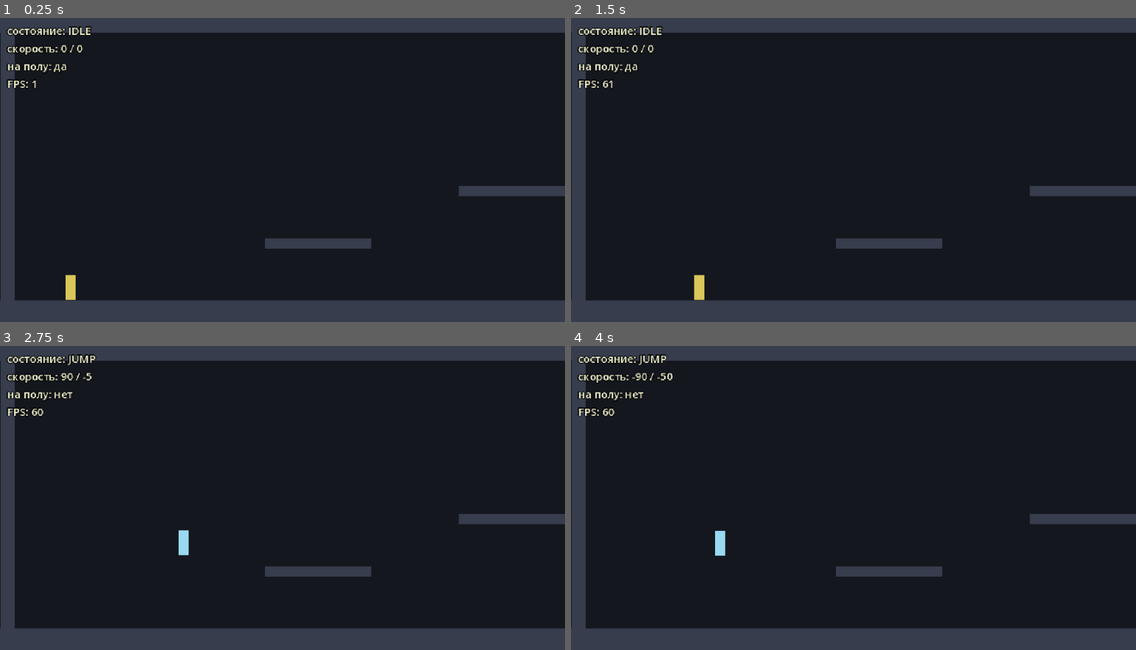
Above: before the commit, frames 1-4 (two rows, left to right).
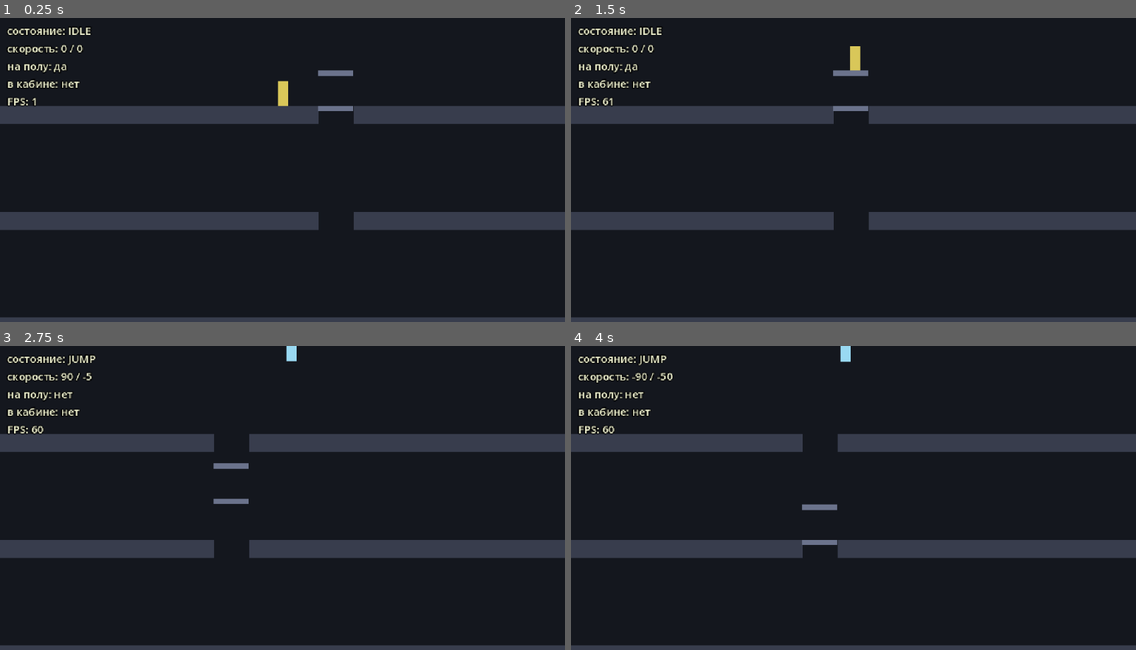
Above: after the commit, the same moments.

Repository: BalashovDmitriy/elaction
Game: Godot game, scene res://src/main.tscn
Two runs of this game, one before a commit and one after it. Both use one fixed random seed, a clock stepped at 60 frames per second and the inputs below.
Inputs (mouse positions are in pixels of both pictures, inside the frame that each line leads up to):
- Up to frame 1 (0.25 s): no input
- Up to frame 2 (1.5 s): tap Enter at 0.5 s; move the mouse to (977, 160) at 0.52 s; hold Right (move_right) 0.53-1.25 s; tap Space (jump) at 0.6, 0.77, 1.07 s; click (977, 160) at 0.67 s; drag from (740, 191) to (825, 239) at 1.27 s
- Up to frame 3 (2.75 s): move the mouse to (339, 434) at 2.02 s; hold Right (move_right) from 2.03 s (still down); tap Alt at 2.1 s; click (339, 434) at 2.17 s; tap Space (jump) at 2.3 s
- Up to frame 4 (4 s): release Right (move_right) at 2.75 s; drag from (825, 567) to (684, 458) at 2.77 s; move the mouse to (1023, 552) at 3.52 s; hold Left (move_left) from 3.53 s (still down); tap Space (jump) at 3.6, 3.77 s; click (1023, 552) at 3.67 s

The runs differ from the first frame. In frame 1, 25% of the frame differs, in the area x 0-100%, y 0-99%; in frame 2, 25%; in frame 3, 25%; in frame 4, 25%.

Commit message:
feat(elevator): кабина, шахта и спуск по этажам
Кабина на AnimatableBody2D с sync_to_physics: занятая слушается Otto,
пустая ездит сама, стоящего на крыше переносит физика — управлять оттуда
нельзя, как в оригинале.

Grey-box стал трёхэтажным: перекрытия с проёмом шахты, нижний этаж сплошной
как её дно. Otto начинает у кабины на верхнем этаже.

Ввод внутри кабины контекстный: «вверх/вниз» ведут её, присед выключен.
Кабина теперь и начинает жизнь стоящей на этаже, а не трогается с первого
кадра — иначе войти в неё на старте не успеть.

Сценарии съёмки разведены по вехам, --capture=M2 снимает спуск сверху вниз.

Co-Authored-By: Claude Opus 5 <noreply@anthropic.com>
Claude-Session: https://claude.ai/code/session_01TrsEuB7nUPBDKu2PdRbYf4

Diff:
--- a/src/actors/otto/otto.gd
+++ b/src/actors/otto/otto.gd
@@ -19,6 +19,9 @@
 ## Один снимок ввода на всё время жизни: перечитывается, а не создаётся заново.
 var _snapshot := OttoInput.new()
 var _posed_state := OttoStateMachine.State.IDLE
+## Кабина, внутри которой сейчас Otto. На крыше кабины она не заполняется:
+## оттуда лифтом не управляют (ADR-0004, пункт 3).
+var _car: ElevatorCar = null
 
 @onready var _standing_shape: CollisionShape2D = $StandingShape
 @onready var _crouching_shape: CollisionShape2D = $CrouchingShape
@@ -28,6 +31,11 @@
 
 func _physics_process(delta: float) -> void:
 	_snapshot.read_actions()
+	if _car != null:
+		# В кабине «вверх/вниз» ведут её, а присесть внутри нельзя.
+		_car.drive(_snapshot.vertical)
+		_snapshot.crouch = false
+
 	var state := _states.update(_snapshot, is_on_floor(), velocity.y)
 
 	# Импульс прыжка выдаётся в тот же кадр, пока тело ещё стоит на полу,
@@ -41,6 +49,22 @@
 
 	move_and_slide()
 	_apply_pose(state)
+
+
+## Otto вошёл в кабину и теперь ею управляет.
+func board(car: ElevatorCar) -> void:
+	_car = car
+
+
+## Otto вышел из кабины.
+func leave(car: ElevatorCar) -> void:
+	if _car == car:
+		_car = null
+
+
+## Едет ли Otto внутри кабины. Езда на крыше сюда не входит.
+func is_riding() -> bool:
+	return _car != null
 
 
 ## Текущее состояние. Нужно отладочному оверлею и будущим системам.
--- a/src/actors/otto/otto_input.gd
+++ b/src/actors/otto/otto_input.gd
@@ -8,6 +8,12 @@
 
 ## Направление по горизонтали: -1 влево, +1 вправо, 0 стоим.
 var move: float = 0.0
+
+## Направление по вертикали: -1 вверх, +1 вниз, 0 покой.
+##
+## На этаже «вниз» — это присед, в шахте — команда кабине. Разводит эти два
+## смысла тот, кто знает контекст: сам снимок про лифты не знает.
+var vertical: float = 0.0
 
 ## Удерживается ли приседание.
 var crouch: bool = false
@@ -22,5 +28,6 @@
 ## выделять по объекту на каждый физический кадр.
 func read_actions() -> void:
 	move = Input.get_axis("move_left", "move_right")
+	vertical = Input.get_axis("move_up", "move_down")
 	crouch = Input.is_action_pressed("move_down")
 	jump_pressed = Input.is_action_just_pressed("jump")
--- a/src/autoload/screenshotter.gd
+++ b/src/autoload/screenshotter.gd
@@ -3,8 +3,8 @@
 ## Снимки экрана для последующего анализа и оптимизации.
 ##
 ## Ручной режим: F12 сохраняет текущий кадр в `screens/manual/`.
-## Автоматический: запуск игры с аргументом `-- --capture=M1` прогоняет короткий
-## сценарий, сохраняет по кадру на каждый шаг и закрывает игру. Так снимки
+## Автоматический: запуск игры с аргументом `-- --capture=M2` прогоняет короткий
+## сценарий вехи, сохраняет по кадру на каждый шаг и закрывает игру. Так снимки
 ## снимаются после каждой играбельной вехи — см. tools/capture.py.
 ##
 ## Снимки пишутся в JPEG рядом с проектом: `screens/<веха>/<время>_<шаг>.jpg`.
@@ -14,17 +14,34 @@
 const CAPTURE_ARG_PREFIX := "--capture="
 const MANUAL_FOLDER := "manual"
 
-## Шаги автоматического прогона: какие действия удерживать и сколько секунд.
+## Шаги автоматического прогона по вехам: что удерживать и сколько секунд.
 ##
-## Выдержки завязаны на время полёта Otto (2 · jump_speed / gravity ≈ 0.85 с):
-## «jump» снимается около вершины, а «crouch» — уже после приземления. Меняете
-## прыжок — пересчитайте и их, иначе кадр поймает не то состояние.
-const AUTO_PLAN: Array[Dictionary] = [
-	{"label": "idle", "actions": [], "hold": 0.7},
-	{"label": "walk", "actions": ["move_right"], "hold": 0.9},
-	{"label": "jump", "actions": ["move_right", "jump"], "hold": 0.42},
-	{"label": "crouch", "actions": ["move_down"], "hold": 0.9},
-]
+## План выбирается аргументом --capture=<веха>; для незнакомой берётся план M1.
+##
+## Выдержки M1 завязаны на время полёта Otto (2 · jump_speed / gravity ≈ 0.85 с):
+## «jump» снимается около вершины, а «crouch» — уже после приземления.
+##
+## Выдержки M2 намеренно не требуют точности: «ride» держит спуск дольше, чем
+## нужно на три этажа, и кабина упирается в низ шахты. Так кадр не зависит от
+## того, за сколько именно она едет.
+const AUTO_PLANS: Dictionary = {
+	"M1":
+	[
+		{"label": "idle", "actions": [], "hold": 0.7},
+		{"label": "walk", "actions": ["move_right"], "hold": 0.9},
+		{"label": "jump", "actions": ["move_right", "jump"], "hold": 0.42},
+		{"label": "crouch", "actions": ["move_down"], "hold": 0.9},
+	],
+	"M2":
+	[
+		{"label": "floor_top", "actions": [], "hold": 0.4},
+		{"label": "in_car", "actions": ["move_right"], "hold": 0.55},
+		{"label": "ride_down", "actions": ["move_down"], "hold": 4.5},
+		{"label": "floor_bottom", "actions": [], "hold": 0.4},
+		{"label": "left_car", "actions": ["move_right"], "hold": 0.7},
+	],
+}
+const DEFAULT_PLAN := "M1"
 
 var _milestone: String = MANUAL_FOLDER
 
@@ -83,7 +100,8 @@
 	# Даём сцене собраться и уровню построить геометрию.
 	await tree.process_frame
 
-	for step in AUTO_PLAN:
+	var plan: Array = AUTO_PLANS.get(_milestone, AUTO_PLANS[DEFAULT_PLAN])
+	for step: Dictionary in plan:
 		var actions: Array = step.get("actions", [])
 		for action: String in actions:
 			Input.action_press(action)
--- a/src/levels/greybox_level.gd
+++ b/src/levels/greybox_level.gd
@@ -1,32 +1,64 @@
 class_name GreyboxLevel
 extends Node2D
 
-## Временный «серый ящик» для M1.
+## Временный «серый ящик»: три этажа, шахта лифта, кабина.
 ##
 ## Геометрия описывается прямоугольниками и собирается в рантайме. Настоящие
 ## уровни на данных появятся в M5; до тех пор этого хватает, чтобы проверить
-## ходьбу, приседание, прыжок и работу камеры.
+## движение, лифт и падение в шахту.
 
 const SOLID_COLOR := Color(0.22, 0.24, 0.30)
+const CAR_SCENE := preload("res://src/systems/elevators/elevator_car.tscn")
 
-@export var solids: Array[Rect2] = [
-	Rect2(0, 0, 1280, 16),
-	Rect2(0, 320, 1280, 40),
-	Rect2(0, 0, 16, 360),
-	Rect2(1264, 0, 16, 360),
-	Rect2(300, 250, 120, 12),
-	Rect2(520, 190, 120, 12),
-	Rect2(800, 250, 160, 12),
-]
-@export var camera_bounds := Rect2(0, 0, 1280, 360)
+## Поверхности этажей сверху вниз. По ним же кабина выбирает остановки.
+const FLOOR_SURFACES: Array[float] = [100.0, 220.0, 340.0]
+const SLAB_HEIGHT: float = 20.0
+const LEVEL_WIDTH: float = 1280.0
+const LEVEL_HEIGHT: float = 360.0
+const WALL_WIDTH: float = 16.0
+
+## Проём шахты. Ширина совпадает с кабиной: кто встал на краю крыши и поехал
+## вверх, тот окажется зажат между крышей и перекрытием (ADR-0004, пункт 7).
+const SHAFT_LEFT: float = 560.0
+const SHAFT_WIDTH: float = 40.0
+
+@export var camera_bounds := Rect2(0, 0, LEVEL_WIDTH, LEVEL_HEIGHT)
 
 @onready var otto: Otto = $Otto
 
 
 func _ready() -> void:
-	for rect in solids:
+	for rect in _building_solids():
 		_build_solid(rect)
+	_spawn_car()
 	otto.apply_camera_bounds(camera_bounds)
+
+
+## Геометрия здания: перекрытия с проёмом шахты и стены по краям уровня.
+func _building_solids() -> Array[Rect2]:
+	var rects: Array[Rect2] = [
+		Rect2(0.0, 0.0, WALL_WIDTH, LEVEL_HEIGHT),
+		Rect2(LEVEL_WIDTH - WALL_WIDTH, 0.0, WALL_WIDTH, LEVEL_HEIGHT),
+	]
+	var bottom := FLOOR_SURFACES.size() - 1
+	var shaft_right := SHAFT_LEFT + SHAFT_WIDTH
+	for index: int in FLOOR_SURFACES.size():
+		var surface := FLOOR_SURFACES[index]
+		if index == bottom:
+			# Нижний этаж сплошной: это дно шахты, падать дальше некуда.
+			rects.append(Rect2(0.0, surface, LEVEL_WIDTH, SLAB_HEIGHT))
+			continue
+		rects.append(Rect2(0.0, surface, SHAFT_LEFT, SLAB_HEIGHT))
+		rects.append(Rect2(shaft_right, surface, LEVEL_WIDTH - shaft_right, SLAB_HEIGHT))
+	return rects
+
+
+func _spawn_car() -> void:
+	var car := CAR_SCENE.instantiate() as ElevatorCar
+	car.position.x = SHAFT_LEFT + SHAFT_WIDTH * 0.5
+	add_child(car)
+	# Кабина ждёт на верхнем этаже: оттуда Otto и начинает спуск.
+	car.setup(PackedFloat32Array(FLOOR_SURFACES))
 
 
 func _build_solid(rect: Rect2) -> void:
--- a/src/levels/greybox_level.tscn
+++ b/src/levels/greybox_level.tscn
@@ -14,4 +14,4 @@
 color = Color(0.08, 0.09, 0.12, 1)
 
 [node name="Otto" parent="." instance=ExtResource("2_otto")]
-position = Vector2(80, 320)
+position = Vector2(520, 100)
--- a/src/main.gd
+++ b/src/main.gd
@@ -2,7 +2,7 @@
 
 ## Точка входа проекта.
 ##
-## На этапе M1 грузит greybox-уровень и показывает отладочный оверлей
+## На этапе M2 грузит greybox-уровень и показывает отладочный оверлей
 ## с состоянием Otto. Настоящий игровой цикл и меню появятся в M5 и M8.
 
 @onready var _level: GreyboxLevel = $GreyboxLevel
@@ -22,12 +22,13 @@
 	var otto := _level.otto
 	var motion := otto.motion()
 	return (
-		"состояние: %s\nскорость: %.0f / %.0f\nна полу: %s\nFPS: %d"
+		"состояние: %s\nскорость: %.0f / %.0f\nна полу: %s\nв кабине: %s\nFPS: %d"
 		% [
 			OttoStateMachine.state_name(otto.current_state()),
 			motion.x,
 			motion.y,
 			"да" if otto.is_grounded() else "нет",
+			"да" if otto.is_riding() else "нет",
 			Engine.get_frames_per_second(),
 		]
 	)
--- /dev/null
+++ b/src/systems/elevators/elevator_car.gd
@@ -0,0 +1,90 @@
+class_name ElevatorCar
+extends AnimatableBody2D
+
+## Кабина лифта.
+##
+## Решение о движении принимает [ElevatorMotion]; узел только переносит его в
+## координату и раздаёт события. Кабина слушается Otto, пока он внутри, и ездит
+## сама, когда пуста (ADR-0004, пункты 1 и 4).
+##
+## Стоящего на крыше переносит физика: [member AnimatableBody2D.sync_to_physics].
+## Управлять кабиной с крыши нельзя — в оригинале так же.
+
+## Кабина совпала с этажом и из неё можно выйти.
+signal floor_reached(index: int)
+
+@export var speed: float = 60.0
+@export var floor_pause: float = 1.5
+## Встаёт ли кабина между этажами. Сверкой не подтверждено — см. ADR-0004.
+@export var stops_between_floors: bool = true
+
+var _motion := ElevatorMotion.new()
+var _occupant: PhysicsBody2D = null
+var _command: float = 0.0
+var _aligned_floor: int = -1
+
+@onready var _interior: Area2D = $Interior
+
+
+func _ready() -> void:
+	_interior.body_entered.connect(_on_body_entered)
+	_interior.body_exited.connect(_on_body_exited)
+
+
+func _physics_process(delta: float) -> void:
+	var occupied := _occupant != null
+	position.y = _motion.update(delta, _command if occupied else 0.0, occupied)
+
+	var reached := _motion.aligned_floor()
+	if reached != _aligned_floor:
+		_aligned_floor = reached
+		if reached >= 0:
+			floor_reached.emit(reached)
+
+
+## Задаёт шахту: координаты этажей-остановок и этаж, с которого кабина начинает.
+func setup(stops: PackedFloat32Array, start_floor: int = 0) -> void:
+	_motion.speed = speed
+	_motion.floor_pause = floor_pause
+	_motion.stops_between_floors = stops_between_floors
+	_motion.setup(stops, start_floor)
+	position.y = _motion.position
+	_aligned_floor = _motion.aligned_floor()
+
+
+## Команда от пассажира на этот кадр: -1 вверх, +1 вниз, 0 отпущено.
+##
+## Кабина её принимает, но выполняет только от того, кто внутри.
+func drive(command: float) -> void:
+	_command = command
+
+
+func is_occupied() -> bool:
+	return _occupant != null
+
+
+## Скорость кабины за последний кадр, px/с: больше нуля — едет вниз.
+func motion_speed() -> float:
+	return _motion.velocity
+
+
+## Совпал ли пол кабины с полом этажа.
+func is_aligned() -> bool:
+	return _motion.is_aligned()
+
+
+func _on_body_entered(body: Node2D) -> void:
+	var rider := body as Otto
+	if rider == null:
+		return
+	_occupant = rider
+	rider.board(self)
+
+
+func _on_body_exited(body: Node2D) -> void:
+	var rider := body as Otto
+	if rider == null or rider != _occupant:
+		return
+	_occupant = null
+	_command = 0.0
+	rider.leave(self)
--- /dev/null
+++ b/src/systems/elevators/elevator_car.tscn
@@ -0,0 +1,44 @@
+[gd_scene load_steps=4 format=3]
+
+[ext_resource type="Script" path="res://src/systems/elevators/elevator_car.gd" id="1_car"]
+
+[sub_resource type="RectangleShape2D" id="RectangleShape2D_slab"]
+size = Vector2(40, 6)
+
+[sub_resource type="RectangleShape2D" id="RectangleShape2D_interior"]
+size = Vector2(36, 30)
+
+[node name="ElevatorCar" type="AnimatableBody2D"]
+sync_to_physics = true
+script = ExtResource("1_car")
+
+[node name="FloorShape" type="CollisionShape2D" parent="."]
+position = Vector2(0, 3)
+shape = SubResource("RectangleShape2D_slab")
+
+[node name="RoofShape" type="CollisionShape2D" parent="."]
+position = Vector2(0, -37)
+shape = SubResource("RectangleShape2D_slab")
+
+[node name="FloorVisual" type="ColorRect" parent="."]
+offset_left = -20.0
+offset_right = 20.0
+offset_bottom = 6.0
+mouse_filter = 2
+color = Color(0.42, 0.45, 0.55, 1)
+
+[node name="RoofVisual" type="ColorRect" parent="."]
+offset_left = -20.0
+offset_top = -40.0
+offset_right = 20.0
+offset_bottom = -34.0
+mouse_filter = 2
+color = Color(0.42, 0.45, 0.55, 1)
+
+[node name="Interior" type="Area2D" parent="."]
+collision_layer = 0
+collision_mask = 2
+
+[node name="InteriorShape" type="CollisionShape2D" parent="Interior"]
+position = Vector2(0, -18)
+shape = SubResource("RectangleShape2D_interior")
--- a/src/systems/elevators/elevator_motion.gd
+++ b/src/systems/elevators/elevator_motion.gd
@@ -53,9 +53,10 @@
 	floors.sort()
 	direction = 0.0
 	velocity = 0.0
-	_pause_left = 0.0
 	if not floors.is_empty():
 		position = floors[clampi(start_floor, 0, floors.size() - 1)]
+	# На этаже кабина стоит — в том числе на том, с которого начинает.
+	_pause_left = floor_pause
 
 
 ## Двигает кабину за кадр и возвращает новую координату.
--- a/tests/test_elevator_motion.gd
+++ b/tests/test_elevator_motion.gd
@@ -81,20 +81,27 @@
 	assert_almost_eq(_run(motion, 2.0, 0.0, true), TOP, 0.01)
 
 
+func test_car_waits_on_the_floor_it_starts_from() -> void:
+	var motion := _shaft(0)
+	assert_almost_eq(_run(motion, 0.5, 0.0, false), TOP, 0.01)
+	assert_true(motion.is_stopped(), "кабина стоит на этаже, прежде чем тронуться")
+
+
 func test_empty_car_travels_by_itself() -> void:
 	var motion := _shaft(0)
-	assert_almost_eq(_run(motion, 1.0, 0.0, false), MIDDLE, 0.01)
+	# Секунда стартовой паузы на этаже плюс секунда хода до среднего этажа.
+	assert_almost_eq(_run(motion, 2.5, 0.0, false), MIDDLE, 0.01)
 
 
 func test_empty_car_pauses_at_the_floor() -> void:
 	var motion := _shaft(0)
-	_run(motion, 1.0, 0.0, false)
-	assert_almost_eq(_run(motion, 0.5, 0.0, false), MIDDLE, 0.01)
+	_run(motion, 2.5, 0.0, false)
+	assert_almost_eq(_run(motion, 0.3, 0.0, false), MIDDLE, 0.01)
 
 
 func test_empty_car_reverses_at_the_end_of_the_shaft() -> void:
 	var motion := _shaft(0)
-	_run(motion, 4.5, 0.0, false)
+	_run(motion, 5.5, 0.0, false)
 	assert_eq(motion.direction, ElevatorMotion.UP, "с нижнего этажа кабина поехала вверх")
 	assert_lt(motion.position, BOTTOM)
 
Not shown, added: src/systems/elevators/elevator_car.gd.uid
Not shown, changed: docs/STATUS.md
